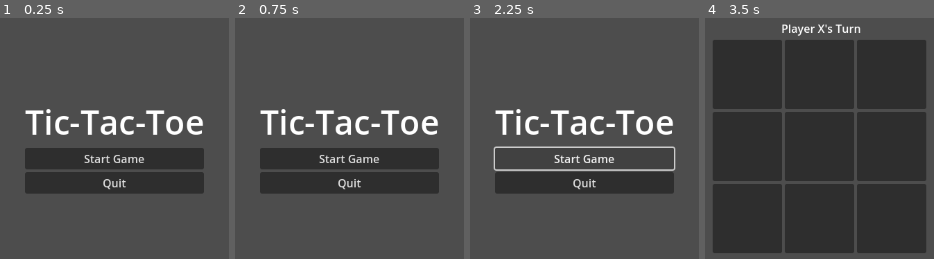
Above: before the commit, frames 1-4 (left to right).
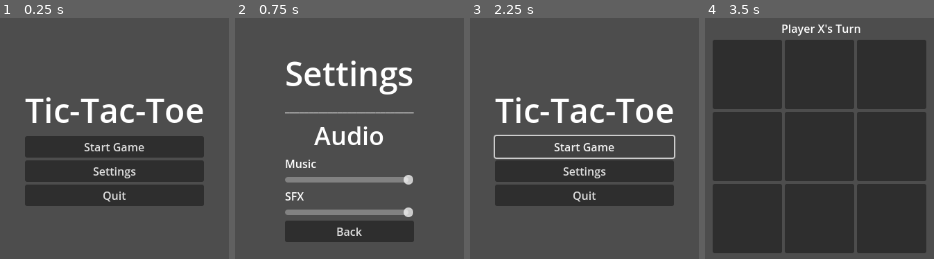
Above: after the commit, the same moments.

Repository: codystuart/tic-tac-godot
Game: Godot game, scene res://main_menu.tscn
The game is run twice, just before and just after one commit, with the same random seed, the same clock (stepped at 60 frames per second) and the same inputs.
Inputs (mouse positions are in pixels of both pictures, inside the frame that each line leads up to):
- Up to frame 1 (0.25 s): no input
- Up to frame 2 (0.75 s): click (349, 172) at 0.5 s, where only the run after the commit has a clickable "Settings"
- Up to frame 3 (2.25 s): click (584, 232) at 1.25 s, where only the run after the commit has a clickable "Back"; click "Start Game" at 2 s
- Up to frame 4 (3.5 s): click "Start Game" at 2.75 s

The runs differ from the first frame. In frame 1, 15% of the frame differs, in the area x 10-90%, y 32-79%; in frame 2, 26%, in the area x 10-90%, y 17-93%; in frame 3, 13%; in frame 4, nothing differs.

Commit message:
Added Settings Menu and upgraded SFX to use a manager.

Diff:
--- /dev/null
+++ b/default_bus_layout.tres
@@ -0,0 +1,15 @@
+[gd_resource type="AudioBusLayout" format=3 uid="uid://dbe6vhs0tdkni"]
+
+[resource]
+bus/1/name = &"Music"
+bus/1/solo = false
+bus/1/mute = false
+bus/1/bypass_fx = false
+bus/1/volume_db = 0.0
+bus/1/send = &"Master"
+bus/2/name = &"SFX"
+bus/2/solo = false
+bus/2/mute = false
+bus/2/bypass_fx = false
+bus/2/volume_db = 0.0
+bus/2/send = &"Master"
--- a/main_menu.gd
+++ b/main_menu.gd
@@ -3,7 +3,7 @@
 # We need to get references to our buttons.
 @onready var start_button = $CenterContainer/VBoxContainer/StartButton
 @onready var quit_button = $CenterContainer/VBoxContainer/QuitButton
-@onready var sfx_player = $SFXPlayer
+@onready var settings_button = $CenterContainer/VBoxContainer/SettingsButton
 
 # Preload sounds
 const SOUND_UI_CLICK = preload("res://Audio/click_002.ogg")
@@ -12,23 +12,21 @@
 	# Connect the signals when the scene loads.
 	start_button.pressed.connect(_on_start_button_pressed)
 	quit_button.pressed.connect(_on_quit_button_pressed)
-
+	settings_button.pressed.connect(_on_settings_button_pressed)
 	#Start playing the menu music as soon as the menu loads
 	MusicManager.play_menu_music()
 
 func _on_start_button_pressed():
-	play_sfx(SOUND_UI_CLICK)
-
+	SfxManager.play(SOUND_UI_CLICK)
 	await MusicManager.fade_out_music(1.0)
 
 	# Make sure the path is correct for game scene file.
 	get_tree().change_scene_to_file("res://tic_tac_toe.tscn")
 
 func _on_quit_button_pressed():
-	play_sfx(SOUND_UI_CLICK)
-	# This function closes the game.
+	SfxManager.play(SOUND_UI_CLICK)
 	get_tree().quit()
 
-func play_sfx(sound):
-	sfx_player.stream = sound
-	sfx_player.play()
+func _on_settings_button_pressed():
+	SfxManager.play(SOUND_UI_CLICK)
+	get_tree().change_scene_to_file("res://settings_menu.tscn")
--- a/main_menu.tscn
+++ b/main_menu.tscn
@@ -31,8 +31,10 @@
 layout_mode = 2
 text = "Start Game"
 
+[node name="SettingsButton" type="Button" parent="CenterContainer/VBoxContainer"]
+layout_mode = 2
+text = "Settings"
+
 [node name="QuitButton" type="Button" parent="CenterContainer/VBoxContainer"]
 layout_mode = 2
 text = "Quit"
-
-[node name="SFXPlayer" type="AudioStreamPlayer" parent="."]
--- a/music_manager.tscn
+++ b/music_manager.tscn
@@ -8,3 +8,4 @@
 
 [node name="AudioStreamPlayer" type="AudioStreamPlayer" parent="."]
 stream = ExtResource("2_rjr7q")
+bus = &"Music"
--- a/project.godot
+++ b/project.godot
@@ -18,6 +18,7 @@
 [autoload]
 
 MusicManager="*res://music_manager.tscn"
+SfxManager="*res://sfx_manager.tscn"
 
 [display]
 
--- /dev/null
+++ b/settings_menu.gd
@@ -0,0 +1,29 @@
+extends Control
+
+@onready var music_slider = $CenterContainer/VBoxContainer/MusicVolumeSlider
+@onready var sfx_slider = $CenterContainer/VBoxContainer/SFXVolumeSlider
+@onready var back_button = $CenterContainer/VBoxContainer/BackButton
+
+const SOUND_UI_CLICK = preload("res://Audio/click_002.ogg")
+
+var music_bus_index = AudioServer.get_bus_index("Music")
+var sfx_bus_index = AudioServer.get_bus_index("SFX")
+
+func _ready():
+	music_slider.value_changed.connect(_on_music_volume_changed)
+	sfx_slider.value_changed.connect(_on_sfx_volume_changed)
+	back_button.pressed.connect(_on_back_button_pressed)
+
+	music_slider.value = AudioServer.get_bus_volume_db(music_bus_index)
+	sfx_slider.value = AudioServer.get_bus_volume_db(sfx_bus_index)
+
+func _on_music_volume_changed(value):
+	AudioServer.set_bus_volume_db(music_bus_index, value)
+
+func _on_sfx_volume_changed(value):
+	AudioServer.set_bus_volume_db(sfx_bus_index, value)
+
+func _on_back_button_pressed():
+	SfxManager.play(SOUND_UI_CLICK)
+
+	get_tree().change_scene_to_file("res://main_menu.tscn")
--- /dev/null
+++ b/settings_menu.tscn
@@ -0,0 +1,60 @@
+[gd_scene load_steps=2 format=3 uid="uid://bodety5m4r7ft"]
+
+[ext_resource type="Script" uid="uid://cmu7ybx366h70" path="res://settings_menu.gd" id="1_ufg0w"]
+
+[node name="SettingsMenu" type="Control"]
+layout_mode = 3
+anchors_preset = 15
+anchor_right = 1.0
+anchor_bottom = 1.0
+grow_horizontal = 2
+grow_vertical = 2
+script = ExtResource("1_ufg0w")
+
+[node name="CenterContainer" type="CenterContainer" parent="."]
+layout_mode = 1
+anchors_preset = 15
+anchor_right = 1.0
+anchor_bottom = 1.0
+grow_horizontal = 2
+grow_vertical = 2
+
+[node name="VBoxContainer" type="VBoxContainer" parent="CenterContainer"]
+layout_mode = 2
+
+[node name="Label" type="Label" parent="CenterContainer/VBoxContainer"]
+layout_mode = 2
+theme_override_font_sizes/font_size = 48
+text = "Settings"
+
+[node name="Label5" type="Label" parent="CenterContainer/VBoxContainer"]
+layout_mode = 2
+text = "___________________________"
+
+[node name="Label2" type="Label" parent="CenterContainer/VBoxContainer"]
+layout_mode = 2
+theme_override_font_sizes/font_size = 36
+text = "Audio"
+horizontal_alignment = 1
+
+[node name="Label3" type="Label" parent="CenterContainer/VBoxContainer"]
+layout_mode = 2
+text = "Music"
+
+[node name="MusicVolumeSlider" type="HSlider" parent="CenterContainer/VBoxContainer"]
+layout_mode = 2
+min_value = -30.0
+max_value = 0.0
+
+[node name="Label4" type="Label" parent="CenterContainer/VBoxContainer"]
+layout_mode = 2
+text = "SFX"
+
+[node name="SFXVolumeSlider" type="HSlider" parent="CenterContainer/VBoxContainer"]
+layout_mode = 2
+min_value = -30.0
+max_value = 0.0
+
+[node name="BackButton" type="Button" parent="CenterContainer/VBoxContainer"]
+layout_mode = 2
+text = "Back"
--- /dev/null
+++ b/sfx_manager.gd
@@ -0,0 +1,12 @@
+extends Node
+
+func play(sound_resource):
+	var player = AudioStreamPlayer.new()
+
+	player.stream = sound_resource
+
+	player.finished.connect(player.queue_free)
+
+	add_child(player)
+
+	player.play()
--- /dev/null
+++ b/sfx_manager.tscn
@@ -0,0 +1,9 @@
+[gd_scene load_steps=2 format=3 uid="uid://bwq7mtkeguwuk"]
+
+[ext_resource type="Script" uid="uid://bnq5ukpc3d7e3" path="res://sfx_manager.gd" id="1_idf7k"]
+
+[node name="SFXManager" type="Node"]
+script = ExtResource("1_idf7k")
+
+[node name="AudioStreamPlayer" type="AudioStreamPlayer" parent="."]
+bus = &"SFX"
--- a/tic_tac_toe.gd
+++ b/tic_tac_toe.gd
@@ -5,18 +5,11 @@
 @onready var label = $Label
 @onready var restart_button = $RestartButton
 @onready var menu_button = $MenuButton
-@onready var sfx_player = $SFXPlayer
 
 #Preload all the sound affects needed
 const SOUND_PLACE_PIECE = preload("res://Audio/select_002.ogg")
 const SOUND_WIN = preload("res://Audio/jingles_NES03.ogg")
 const SOUND_UI_CLICK = preload("res://Audio/click_002.ogg")
-
-
-# Audio helper function
-func play_sfx(sound):
-	sfx_player.stream = sound
-	sfx_player.play()
 
 # --- GAME STATE VARIABLES ---
 # An array to represent the 3x3 board. 0 = empty, 1 = player X, -1 = player O.
@@ -57,7 +50,7 @@
 		if board[index] !=0 or game_over:
 			return # Exit the function early
 
-		play_sfx(SOUND_PLACE_PIECE)
+		SfxManager.play(SOUND_PLACE_PIECE)
 		# Update the board state with the current player's number
 		board[index] = current_player
 
@@ -70,7 +63,7 @@
 			game_over = true
 			var winner = "X" if current_player == 1 else "O"
 			label.text = "Player " + winner + " Wins!"
-			play_sfx(SOUND_WIN)
+			SfxManager.play(SOUND_WIN)
 			restart_button.show()
 			menu_button.show()
 		# if no one won, check if it's a draw.
@@ -122,7 +115,7 @@
 		return true # it's a draw
 
 func restart_game():
-		play_sfx(SOUND_UI_CLICK)
+		SfxManager.play(SOUND_UI_CLICK)
 
 		# 1. Reset the game state variables
 		game_over = false
@@ -144,8 +137,6 @@
 		menu_button.hide()
 
 func _on_menu_button_pressed():
-		play_sfx(SOUND_UI_CLICK)
+		SfxManager.play(SOUND_UI_CLICK)
 		await MusicManager.fade_out_music(1.0)
 		get_tree().change_scene_to_file("res://main_menu.tscn")
-
-# EOF
--- a/tic_tac_toe.tscn
+++ b/tic_tac_toe.tscn
@@ -111,5 +111,3 @@
 offset_bottom = 215.0
 scale = Vector2(2, 2)
 text = "Main Menu"
-
-[node name="SFXPlayer" type="AudioStreamPlayer" parent="."]
Not shown, added: settings_menu.gd.uid
Not shown, added: sfx_manager.gd.uid
